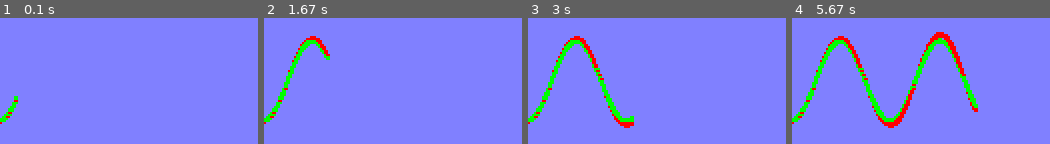
Above: before the commit, frames 1-4 (left to right).
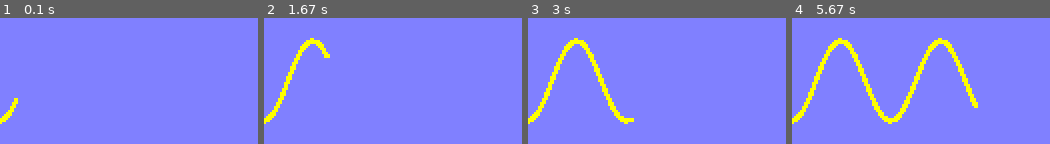
Above: after the commit, the same moments.

Repository: cnnranderson/csci321
Game: pygame game, started from lectures/physics/Python/spring.py
The game is run twice, just before and just after one commit, with the same random seed, the same clock (stepped at 60 frames per second) and the same inputs.
Inputs:
- Up to frame 1 (0.1 s): no input
- Up to frame 2 (1.67 s): no input
- Up to frame 3 (3 s): no input
- Up to frame 4 (5.67 s): no input

The runs differ from the first frame. In frame 1, 0.5% of the frame differs, in the area x 0-7%, y 61-85%; in frame 2, 2.1%; in frame 3, 3.7%; in frame 4, 7.2%, in the area x 0-73%, y 11-88%.

Commit message:
edited physics notes

Diff:
--- a/lectures/physics/Python/spring.py
+++ b/lectures/physics/Python/spring.py
@@ -18,6 +18,7 @@
 state = array((20, 0, t), dtype=float)
 rstate = state.copy()
 mstate = state.copy()
+sympstate = state.copy()
 
 def xt(state): return (int(state[2]*5), int(state[0]+480/2))
 
@@ -34,6 +35,14 @@
     # dt/dt:
     dt = 1
     return array((dx,dv,dt),dtype=float)
+
+def symplectic(state, dt):
+    tempstate = state + d(state)*dt
+    newstate1 = state + d(state)*dt
+    newstate2 = state + d(tempstate)*dt
+    newstate = newstate1
+    newstate[1] = newstate2[1]
+    return newstate
 
 def midpoint(state, dt):
     k1 = d(state)
@@ -56,15 +65,18 @@
 running = 1
 while running:
     if t*5 < screen.get_width():
-        pygame.draw.circle(background, (255,0,0), xt(state), 1)
-        pygame.draw.circle(background, (0,255,0), xt(mstate), 1)
+        #pygame.draw.circle(background, (255,0,0), xt(state), 1)
+        #pygame.draw.circle(background, (0,255,0), xt(mstate), 1)
         #pygame.draw.circle(background, (0,0,255), xt(rstate), 1)
+        pygame.draw.circle(background, (255,255,0), xt(sympstate), 1)
         screen.blit(background, (0,0))
         t += dt
         mstate = midpoint(mstate, dt)
         rstate = rungekutta(rstate, dt)
-        state += d(state)*dt #/2.0
-        #state += d(state)*dt/2.0
+        sympstate = symplectic(sympstate, dt)
+        state += d(state)*dt
+        #for i in range(2):
+        #    state += d(state)*dt/2.0
         pygame.display.flip()
     else:
         running = 0
Binary file added: lectures/physics/Notes/Figures/trig.png
Not shown, added: lectures/physics/Notes/Figures/trig.eps
Not shown, added: lectures/physics/Notes/Figures/trig.pst
Not shown, added: lectures/physics/Notes/Figures/trig.pst~
Not shown, changed: lectures/physics/Notes/physicsnotes01.aux
Not shown, changed: lectures/physics/Notes/physicsnotes01.dvi
Not shown, changed: lectures/physics/Notes/physicsnotes01.log
Not shown, changed: lectures/physics/Notes/physicsnotes01.nav
Not shown, changed: lectures/physics/Notes/physicsnotes01.pdf
Not shown, changed: lectures/physics/Notes/physicsnotes01.ps
Not shown, changed: lectures/physics/Notes/physicsnotes01.tex
Not shown, changed: lectures/physics/Notes/physicsnotes01.toc
(and 10 more such lines)
